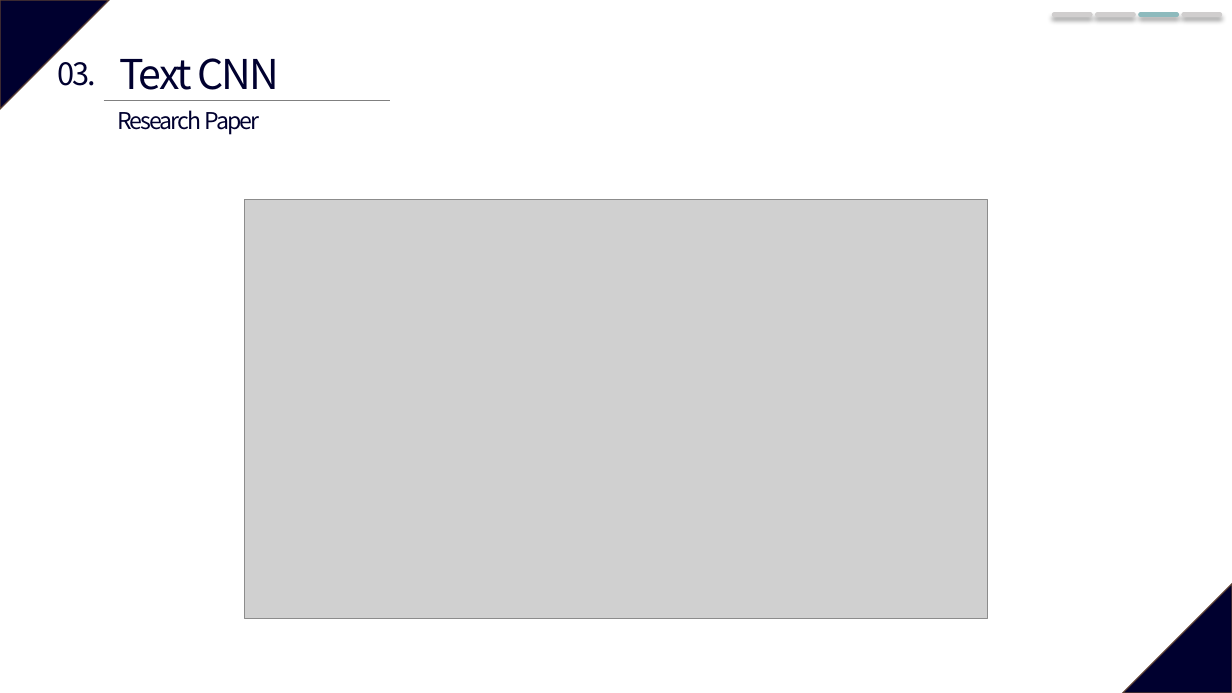
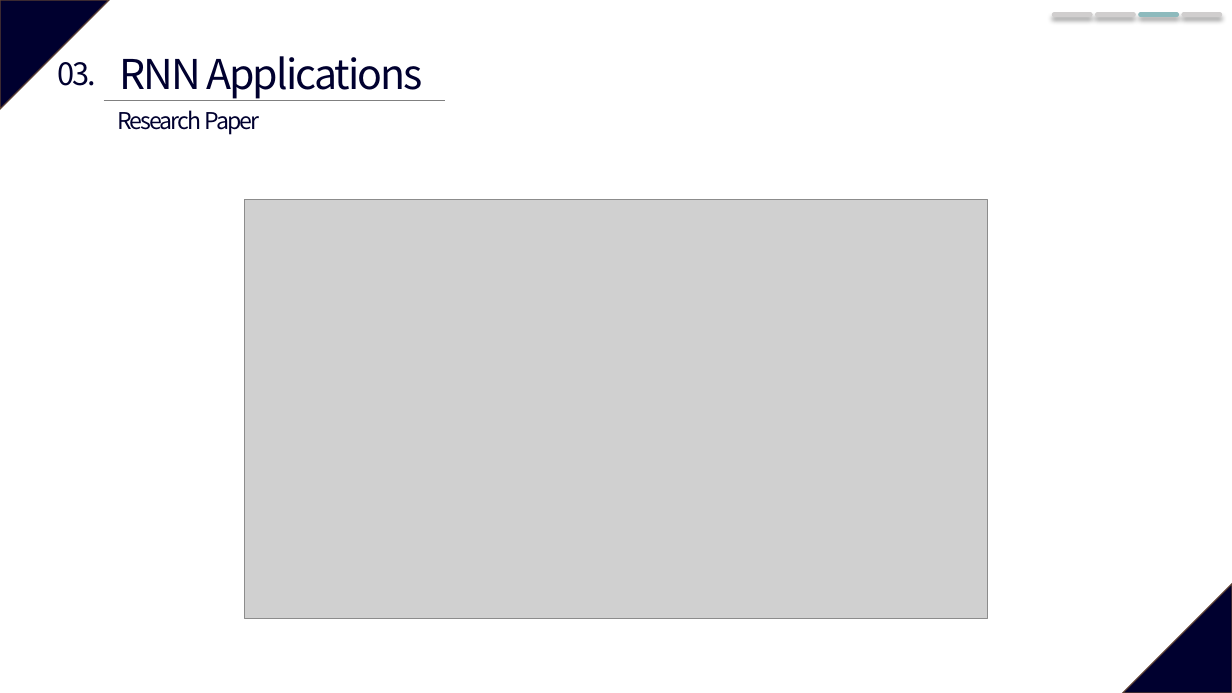
Before and after one commit to vhrehfdl/deep-learning-study, a slide deck: slide 20 of chapter6/Deep Learning 6강(RNN).pptx (slide 19 before the commit). Drawn at 1232x693 pixels with LibreOffice and Linux fonts; fonts in the diff are those of the drawing; grey boxes stand for pictures. Boxes give left, top, right and bottom in pixels: in the first picture for what was removed or moved away, otherwise in the second. Text is boxed around its words. In the diff, an @@ line names an element or a change of style, - is before the commit and + after.

```diff
--- a/chapter6/Deep Learning 6강(RNN).pptx
+++ b/chapter6/Deep Learning 6강(RNN).pptx
@@ text at [119, 56, 423, 99]: text changed @@
-Text CNN
+RNN Applications
@@ line moved from (104, 100) - (390, 100) to (104, 100) - (445, 100) @@
```
Also in this commit, not shown: 7 other slides changed, 1 slide added, 7 other files.
